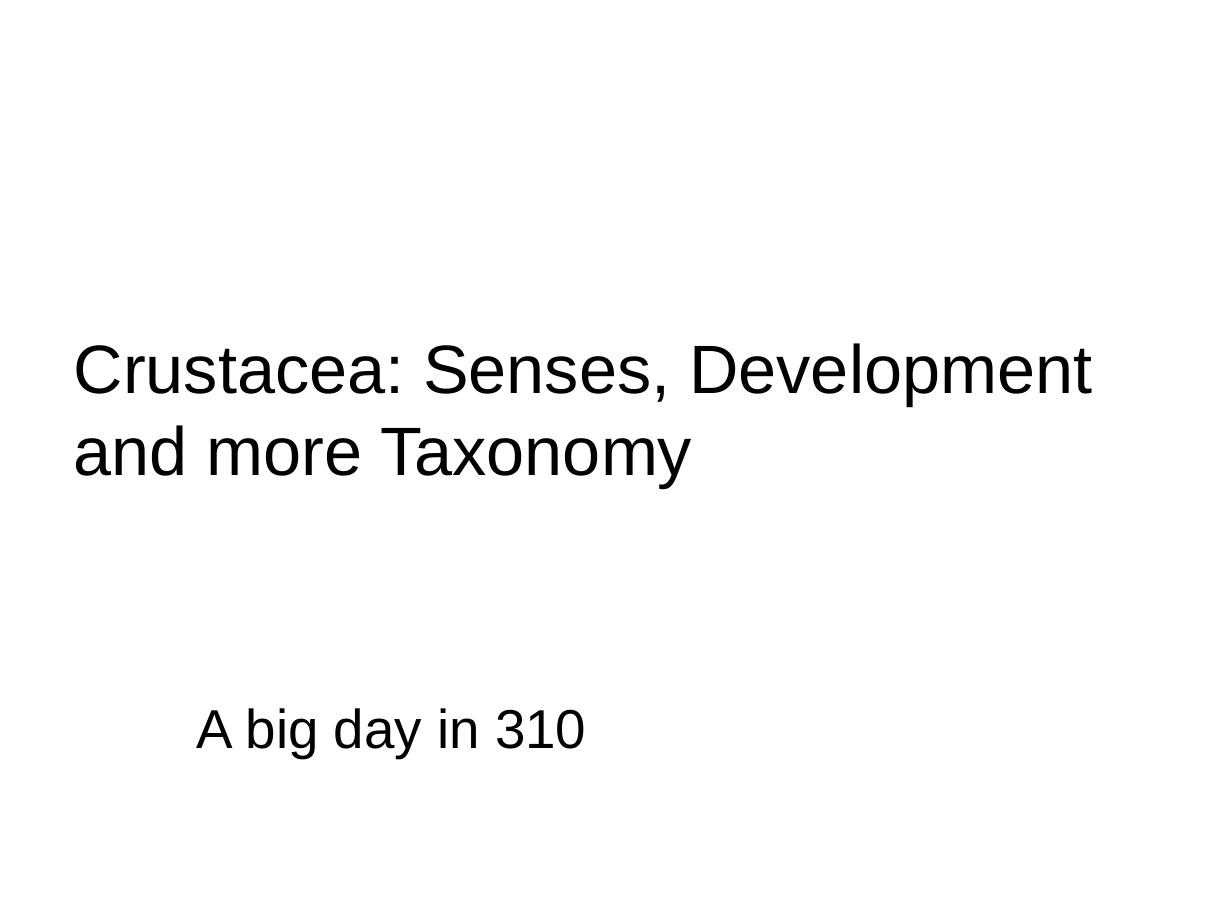
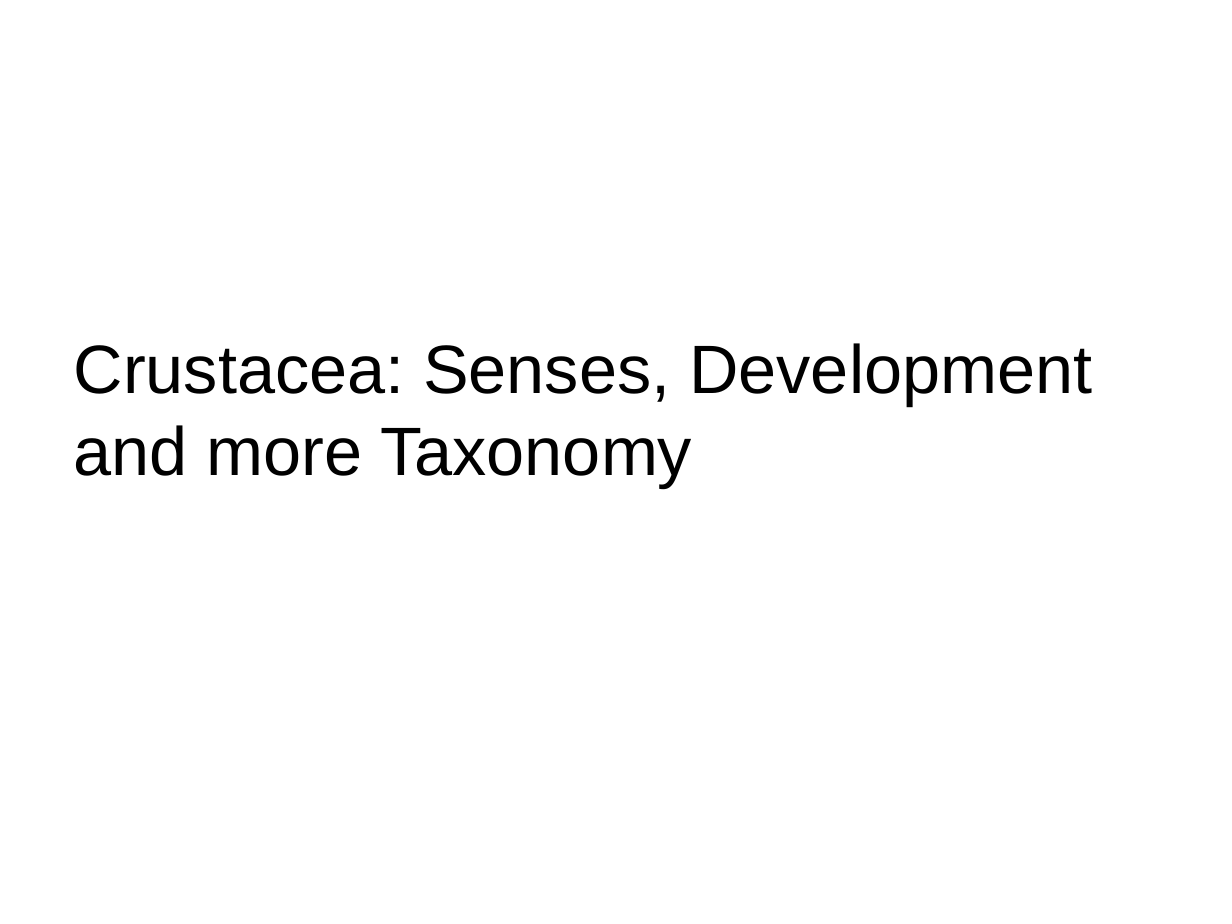
Before and after one commit to sr320/course-fish310-2015, a slide deck: slide 2 of Lab-Slides/Arthropod_devlopment_senses_taxonomy_2015b.pptx. Drawn at 1232x924 pixels with LibreOffice and Linux fonts; fonts in the diff are those of the drawing. Boxes give left, top, right and bottom in pixels: in the first picture for what was removed or moved away, otherwise in the second. Text is boxed around its words. In the diff, an @@ line names an element or a change of style, - is before the commit and + after.

```diff
--- a/Lab-Slides/Arthropod_devlopment_senses_taxonomy_2015b.pptx
+++ b/Lab-Slides/Arthropod_devlopment_senses_taxonomy_2015b.pptx
@@ text removed at [197, 708, 586, 758] @@
-A big day in 310
```
Also in this commit, not shown: 8 other slides changed, 2 other files.
